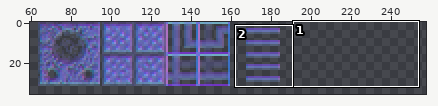
File history of a sprite sheet, res/env_atlas_lightmap.png. Above: a wide view before the commit, with the close-up outlined.
Close-up. Before:
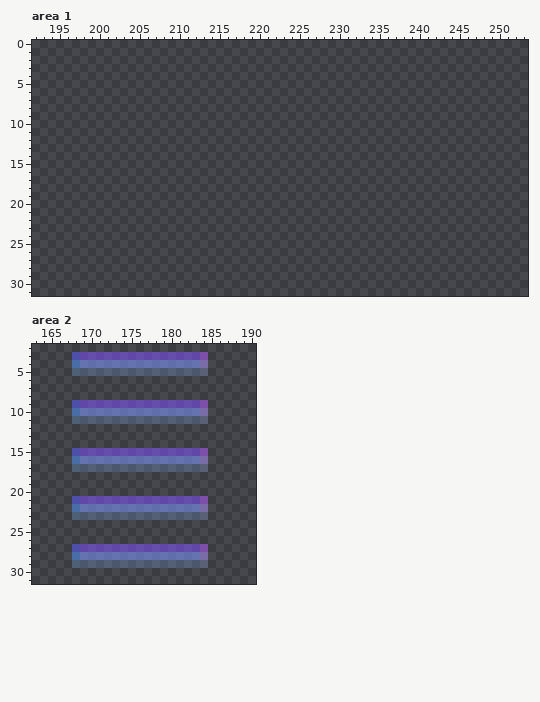
The file is 512x512 pixels. Pixels under 10% opacity are left out. Colours within 5 levels of each other are drawn and written as one. Shown: area 1: x 192..253, y 0..31; area 2: x 163..190, y 2..31. The wide view leaves out empty margins. The commit also changed other parts of the picture, which this record leaves out.
Once edited:
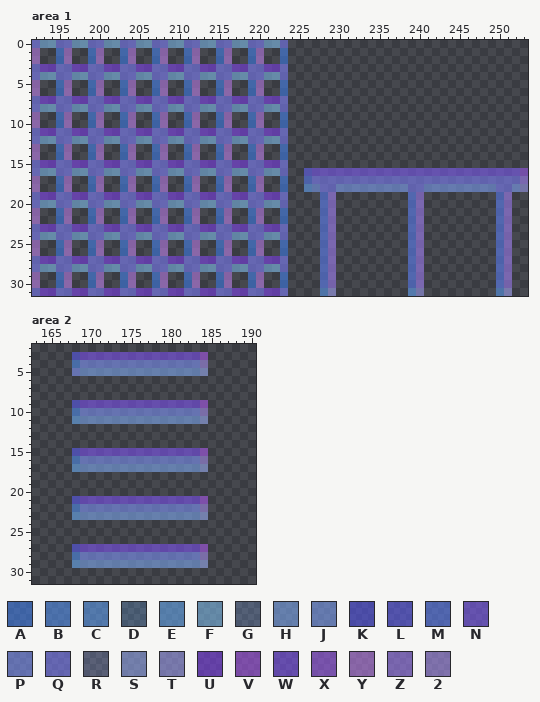
Palette (. is transparent): A #407fee90  B #5292f590  C #5ea0f590  D #66abf43d  E #66abf490  F #7fbeee90  G #7facf63d  H #7facf690  J #7fa2fa90  K #5454ef90  L #5e5ef590  M #5c7ffa90  N #7f5cfa90  P #7f94fd90  Q #7f7fff90  R #98abf43d  S #98abf490  T #a0a0f590  U #7f40ee90  V #aa54ef90  W #7f52f690  X #a05ef590  Y #be7fee90  Z #a27ffa90  2 #ac92f590
What changed:
Area 1:
y 0: x 192..223 ................................ -> QFFQQFFQQFFQQFFQQFFQQFFQQFFQQFFQ
y 1..2: x 192 . -> Y; x 195..196 .. -> AY; x 199..200 .. -> AY; x 203..204 .. -> AY; x 207..208 .. -> AY; x 211..212 .. -> AY; x 215..216 .. -> AY; x 219..220 .. -> AY; x 223 . -> A
y 3: x 192..223 ................................ -> QUUQQUUQQUUQQUUQQUUQQUUQQUUQQUUQ
y 4: x 192..223 ................................ -> QFFQQFFQQFFQQFFQQFFQQFFQQFFQQFFQ
y 5..6: x 192 . -> Y; x 195..196 .. -> AY; x 199..200 .. -> AY; x 203..204 .. -> AY; x 207..208 .. -> AY; x 211..212 .. -> AY; x 215..216 .. -> AY; x 219..220 .. -> AY; x 223 . -> A
y 7: x 192..223 ................................ -> QUUQQUUQQUUQQUUQQUUQQUUQQUUQQUUQ
y 8: x 192..223 ................................ -> QFFQQFFQQFFQQFFQQFFQQFFQQFFQQFFQ
y 9..10: x 192 . -> Y; x 195..196 .. -> AY; x 199..200 .. -> AY; x 203..204 .. -> AY; x 207..208 .. -> AY; x 211..212 .. -> AY; x 215..216 .. -> AY; x 219..220 .. -> AY; x 223 . -> A
y 11: x 192..223 ................................ -> QUUQQUUQQUUQQUUQQUUQQUUQQUUQQUUQ
y 12: x 192..223 ................................ -> QFFQQFFQQFFQQFFQQFFQQFFQQFFQQFFQ
y 13..14: x 192 . -> Y; x 195..196 .. -> AY; x 199..200 .. -> AY; x 203..204 .. -> AY; x 207..208 .. -> AY; x 211..212 .. -> AY; x 215..216 .. -> AY; x 219..220 .. -> AY; x 223 . -> A
y 15: x 192..223 ................................ -> QUUQQUUQQUUQQUUQQUUQQUUQQUUQQUUQ
y 16: x 192..223 ................................ -> QFFQQFFQQFFQQFFQQFFQQFFQQFFQQFFQ; x 226..253 ............................ -> LNNNNNNNNNNNNNNNNNNNNNNNNNNX
y 17: x 192 . -> Y; x 195..196 .. -> AY; x 199..200 .. -> AY; x 203..204 .. -> AY; x 207..208 .. -> AY; x 211..212 .. -> AY; x 215..216 .. -> AY; x 219..220 .. -> AY; x 223 . -> A; x 226..253 ............................ -> MQQQQQQQQQQQQQQQQQQQQQQQQQQZ
y 18: x 192 . -> Y; x 195..196 .. -> AY; x 199..200 .. -> AY; x 203..204 .. -> AY; x 207..208 .. -> AY; x 211..212 .. -> AY; x 215..216 .. -> AY; x 219..220 .. -> AY; x 223 . -> A; x 226..253 ............................ -> CJQQJJJJJJJJJQQJJJJJJJJJQQJT
y 19: x 192..223 ................................ -> QUUQQUUQQUUQQUUQQUUQQUUQQUUQQUUQ; x 228..229 .. -> MZ; x 239..240 .. -> MZ; x 250..251 .. -> MZ
y 20: x 192..223 ................................ -> QFFQQFFQQFFQQFFQQFFQQFFQQFFQQFFQ; x 228..229 .. -> MZ; x 239..240 .. -> MZ; x 250..251 .. -> MZ
y 21..22: x 192 . -> Y; x 195..196 .. -> AY; x 199..200 .. -> AY; x 203..204 .. -> AY; x 207..208 .. -> AY; x 211..212 .. -> AY; x 215..216 .. -> AY; x 219..220 .. -> AY; x 223 . -> A; x 228..229 .. -> MZ; x 239..240 .. -> MZ; x 250..251 .. -> MZ
y 23: x 192..223 ................................ -> QUUQQUUQQUUQQUUQQUUQQUUQQUUQQUUQ; x 228..229 .. -> MZ; x 239..240 .. -> MZ; x 250..251 .. -> MZ
y 24: x 192..223 ................................ -> QFFQQFFQQFFQQFFQQFFQQFFQQFFQQFFQ; x 228..229 .. -> MZ; x 239..240 .. -> MZ; x 250..251 .. -> MZ
y 25..26: x 192 . -> Y; x 195..196 .. -> AY; x 199..200 .. -> AY; x 203..204 .. -> AY; x 207..208 .. -> AY; x 211..212 .. -> AY; x 215..216 .. -> AY; x 219..220 .. -> AY; x 223 . -> A; x 228..229 .. -> MZ; x 239..240 .. -> MZ; x 250..251 .. -> MZ
y 27: x 192..223 ................................ -> QUUQQUUQQUUQQUUQQUUQQUUQQUUQQUUQ; x 228..229 .. -> MZ; x 239..240 .. -> MZ; x 250..251 .. -> MZ
y 28: x 192..223 ................................ -> QFFQQFFQQFFQQFFQQFFQQFFQQFFQQFFQ; x 228..229 .. -> MZ; x 239..240 .. -> MZ; x 250..251 .. -> MZ
y 29..30: x 192 . -> Y; x 195..196 .. -> AY; x 199..200 .. -> AY; x 203..204 .. -> AY; x 207..208 .. -> AY; x 211..212 .. -> AY; x 215..216 .. -> AY; x 219..220 .. -> AY; x 223 . -> A; x 228..229 .. -> MZ; x 239..240 .. -> MZ; x 250..251 .. -> MZ
y 31: x 192..223 ................................ -> QUUQQUUQQUUQQUUQQUUQQUUQQUUQQUUQ; x 228..229 .. -> CT; x 239..240 .. -> CT; x 250..251 .. -> CT
Area 2:
y 5: x 168..184 DGGGGGGGGGGGGGGGR -> PHHHHHHHHHHHHHHHS
y 11: x 168..184 DGGGGGGGGGGGGGGGR -> EHHHHHHHHHHHHHHHS
y 17: x 168..184 DGGGGGGGGGGGGGGGR -> EHHHHHHHHHHHHHHHS
y 23: x 168..184 DGGGGGGGGGGGGGGGR -> EHHHHHHHHHHHHHHHS
y 29: x 168..184 DGGGGGGGGGGGGGGGR -> EHHHHHHHHHHHHHHHS
Boxes around the changes in both close-ups, in picture pixels (x1, y1, x2, y2):
added: (32, 40, 528, 296)
changed: (72, 368, 208, 376)
changed: (72, 416, 208, 424)
changed: (72, 464, 208, 472)
changed: (72, 512, 208, 520)
changed: (72, 560, 208, 568)
